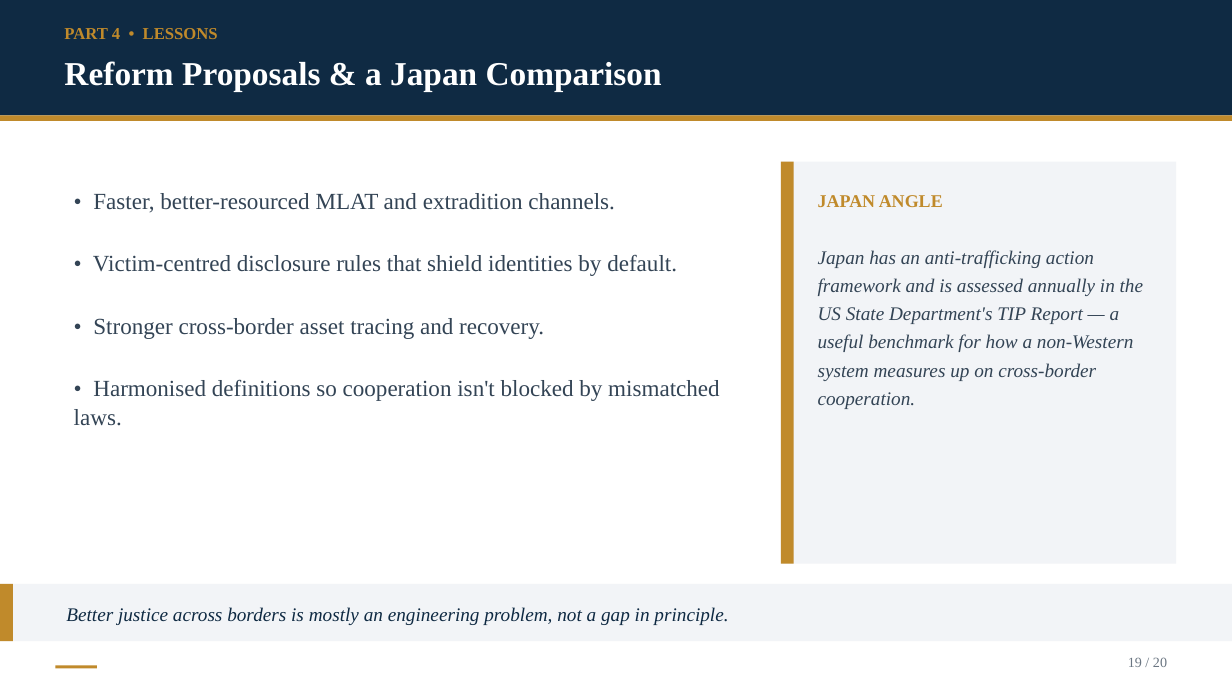
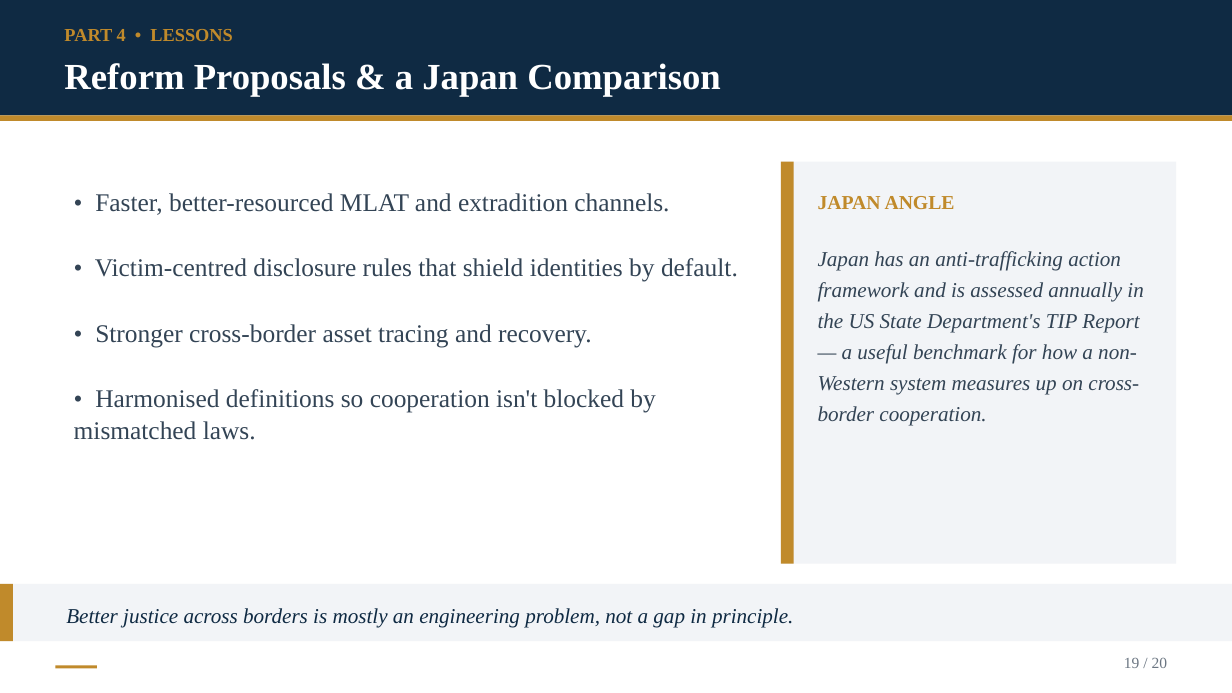
Before and after one commit to Kokidesu/Koki, a slide deck: slide 19 of Epstein_Transnational_Justice.pptx. Drawn at 1232x693 pixels with LibreOffice and Linux fonts; fonts in the diff are those of the drawing. Boxes give left, top, right and bottom in pixels: in the first picture for what was removed or moved away, otherwise in the second. Text is boxed around its words. In the diff, an @@ line names an element or a change of style, - is before the commit and + after.

```diff
--- a/Epstein_Transnational_Justice.pptx
+++ b/Epstein_Transnational_Justice.pptx
@@ text "PART 4 • LESSONS" at bbox=[64, 29, 232, 41]: size 13 to 14.3 pt @@
@@ text "Reform Proposals & a Japan ..." at bbox=[64, 63, 721, 97]: size 26 to 28.6 pt @@
@@ text "• Faster, better-resourced MLAT and ..." at bbox=[74, 193, 738, 440]: size 18 to 19.8 pt @@
@@ text "JAPAN ANGLE" at bbox=[818, 196, 955, 209]: size 14 to 15.4 pt @@
@@ text "Japan has an anti-trafficking action ..." at bbox=[818, 251, 1143, 426]: size 15 to 16.5 pt @@
@@ text "Better justice across borders is ..." at bbox=[66, 608, 793, 628]: size 15 to 16.5 pt @@
@@ text "19 / 20" at bbox=[1124, 657, 1168, 668]: size 11 to 12.1 pt @@
```
Also in this commit, not shown: 19 other slides changed, 22 other files.
